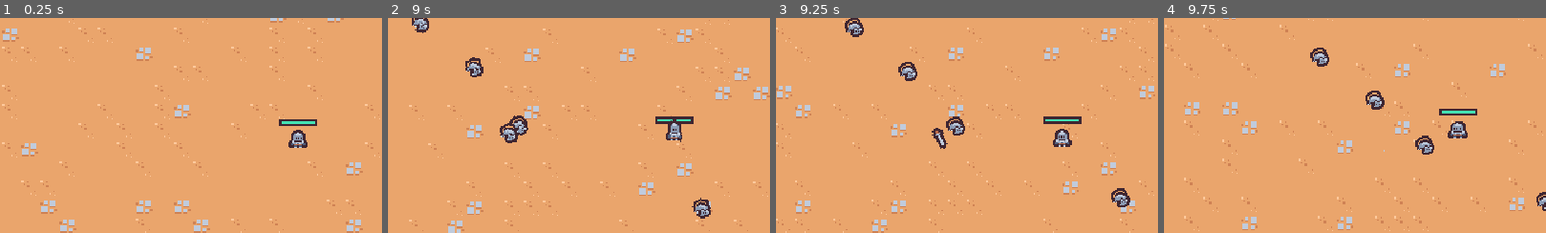
Above: before the commit, frames 1-4 (left to right).
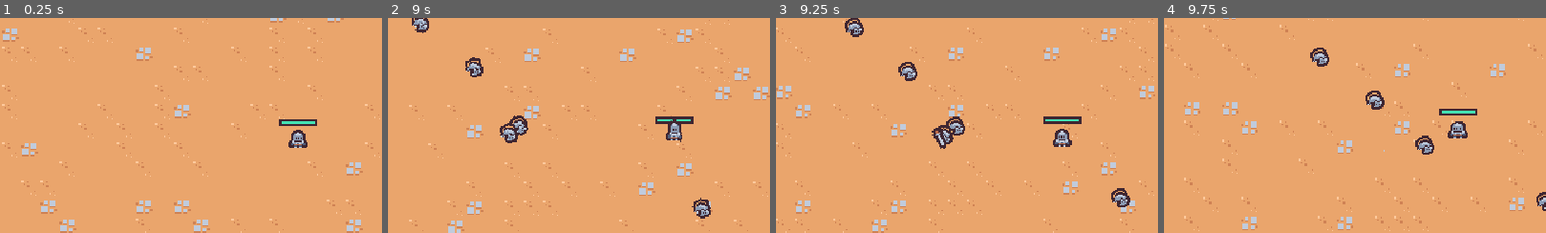
Above: after the commit, the same moments.

Repository: mc-carthy/gdSurvivors
Game: Godot game, scene res://scenes/main/main.tscn
Same seed, same stepped clock (60 frames per second), same inputs: the game is played once before the commit and once after it.
Inputs (mouse positions are % of the whole screen's width and height, from its top left):
- Up to frame 1 (0.25 s): no input
- Up to frame 2 (9 s): move the mouse to (72, 45) at 0.52 s; press the mouse at (72, 45) at 0.53 s; hold D (move_right) 0.53-1.28 s; move the mouse to (30, 55) at 1.27 s; release the mouse at (30, 55) at 1.28 s; hold S (move_down) 1.28-2.03 s; click (30, 55) at 1.35 s; move the mouse to (60, 28) at 2.02 s; press the mouse at (60, 28) at 2.03 s; hold D (move_right) 2.03-2.78 s; move the mouse to (45, 70) at 2.77 s; release the mouse at (45, 70) at 2.78 s; hold W (move_up) 2.78-3.53 s; click (45, 70) at 2.85 s; move the mouse to (80, 65) at 3.52 s; press the mouse at (80, 65) at 3.53 s; hold A (move_left) 3.53-5.03 s; move the mouse to (20, 35) at 4.27 s; release the mouse at (20, 35) at 4.28 s; click (20, 35) at 4.35 s; move the mouse to (55, 50) at 5.02 s; press the mouse at (55, 50) at 5.03 s; hold S (move_down) 5.03-5.78 s; move the mouse to (35, 25) at 5.77 s; release the mouse at (35, 25) at 5.78 s; hold D (move_right) 5.78-6.53 s; click (35, 25) at 5.85 s; move the mouse to (72, 45) at 6.52 s; press the mouse at (72, 45) at 6.53 s; hold W (move_up) 6.53-7.28 s; move the mouse to (30, 55) at 7.27 s; release the mouse at (30, 55) at 7.28 s; hold D (move_right) 7.28-8.03 s; click (30, 55) at 7.35 s; move the mouse to (60, 28) at 8.02 s; press the mouse at (60, 28) at 8.03 s; hold S (move_down) 8.03-8.78 s; move the mouse to (45, 70) at 8.77 s; release the mouse at (45, 70) at 8.78 s; hold A (move_left) from 8.78 s (still down); click (45, 70) at 8.85 s
- Up to frame 3 (9.25 s): keep holding A (move_left)
- Up to frame 4 (9.75 s): move the mouse to (80, 65) at 9.52 s; release A (move_left) at 9.53 s; press the mouse at (80, 65) at 9.53 s; hold W (move_up) from 9.53 s (still down)
The pictures show only the part of the screen within x 12-62%, y 20-70%; the shares and areas given below are measured in that part.

Frames 1-2 are identical in both runs. In frame 3, 0.2% of the frame differs, in the area x 42-47%, y 49-59%; in frame 4, nothing differs.

Commit message:
Add death component to basic enemy

Diff:
--- /dev/null
+++ b/scenes/component/death_component.gd
@@ -0,0 +1,19 @@
+extends Node2D
+
+@export var health_component: HealthComponent
+@export var sprite: Sprite2D
+
+
+func _ready() -> void:
+	$GPUParticles2D.texture = sprite.texture
+	health_component.died.connect(on_died)
+
+
+func on_died() -> void:
+	if owner == null || not owner is Node2D: return
+	var spawn_position = owner.global_position
+	var entities = get_tree().get_first_node_in_group('entities_layer')
+	get_parent().remove_child(self)
+	entities.add_child(self)
+	global_position = spawn_position
+	$AnimationPlayer.play('default')
--- a/scenes/component/death_component.tscn
+++ b/scenes/component/death_component.tscn
@@ -1,6 +1,6 @@
 [gd_scene load_steps=8 format=3 uid="uid://f3xxu8ip8vca"]
 
-[ext_resource type="Texture2D" uid="uid://b486n4hn1jk63" path="res://scenes/game_object/basic_enemy/basic_enemy.png" id="1_t7cjt"]
+[ext_resource type="Script" path="res://scenes/component/death_component.gd" id="1_3rxh4"]
 
 [sub_resource type="Animation" id="Animation_e18p0"]
 resource_name = "default"
@@ -63,16 +63,17 @@
 particle_flag_disable_z = true
 direction = Vector3(2.08165e-12, -1, 2.08165e-12)
 spread = 30.0
-gravity = Vector3(2.08165e-12, 400, 2.08165e-12)
-initial_velocity_min = 125.0
-initial_velocity_max = 200.0
-angular_velocity_min = -720.0
-angular_velocity_max = 720.0
+gravity = Vector3(2.08165e-12, 800, 2.08165e-12)
+initial_velocity_min = 175.0
+initial_velocity_max = 300.0
+angular_velocity_min = -1440.0
+angular_velocity_max = 1440.0
 orbit_velocity_min = 0.0
 orbit_velocity_max = 0.0
 scale_curve = SubResource("CurveTexture_188pi")
 
 [node name="DeathComponent" type="Node2D"]
+script = ExtResource("1_3rxh4")
 
 [node name="AnimationPlayer" type="AnimationPlayer" parent="."]
 libraries = {
@@ -83,8 +84,7 @@
 emitting = false
 amount = 1
 process_material = SubResource("ParticleProcessMaterial_khwxy")
-texture = ExtResource("1_t7cjt")
-lifetime = 0.65
+lifetime = 0.5
 one_shot = true
 fixed_fps = 0
 interpolate = false
--- a/scenes/game_object/basic_enemy/basic_enemy.tscn
+++ b/scenes/game_object/basic_enemy/basic_enemy.tscn
@@ -1,10 +1,11 @@
-[gd_scene load_steps=11 format=3 uid="uid://2h1ejheyfpex"]
+[gd_scene load_steps=12 format=3 uid="uid://2h1ejheyfpex"]
 
 [ext_resource type="Script" path="res://scenes/game_object/basic_enemy/basic_enemy.gd" id="1_kk2hy"]
 [ext_resource type="PackedScene" uid="uid://cgc08ngtydcru" path="res://scenes/component/health_component.tscn" id="2_6mirq"]
 [ext_resource type="Texture2D" uid="uid://b486n4hn1jk63" path="res://scenes/game_object/basic_enemy/basic_enemy.png" id="2_e5req"]
 [ext_resource type="PackedScene" uid="uid://c8invh6ciqg1c" path="res://scenes/component/vial_drop_component.tscn" id="3_1gkmn"]
 [ext_resource type="PackedScene" uid="uid://bhgbv2ieefixj" path="res://scenes/component/hurtbox_component.tscn" id="4_lgagl"]
+[ext_resource type="PackedScene" uid="uid://f3xxu8ip8vca" path="res://scenes/component/death_component.tscn" id="4_weur6"]
 
 [sub_resource type="Animation" id="Animation_2eorb"]
 resource_name = "walk"
@@ -91,6 +92,10 @@
 [node name="VialDropComponent" parent="." node_paths=PackedStringArray("health_component") instance=ExtResource("3_1gkmn")]
 health_component = NodePath("../HealthComponent")
 
+[node name="DeathComponent" parent="." node_paths=PackedStringArray("health_component", "sprite") instance=ExtResource("4_weur6")]
+health_component = NodePath("../HealthComponent")
+sprite = NodePath("../Visuals/Sprite2D")
+
 [node name="HurtboxComponent" parent="." node_paths=PackedStringArray("health_component") instance=ExtResource("4_lgagl")]
 health_component = NodePath("../HealthComponent")
 
